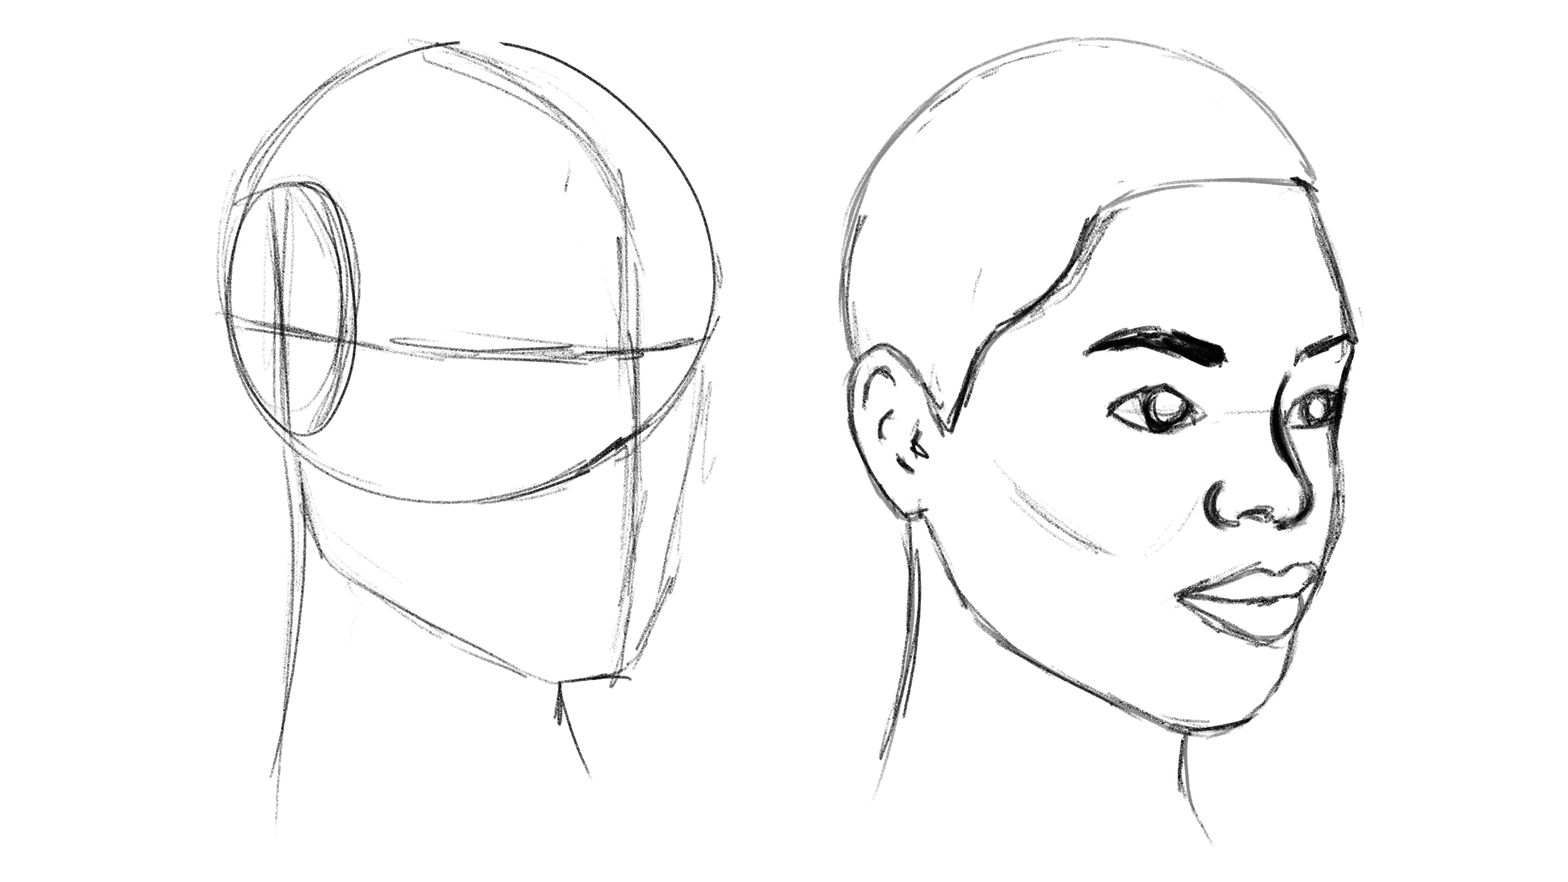
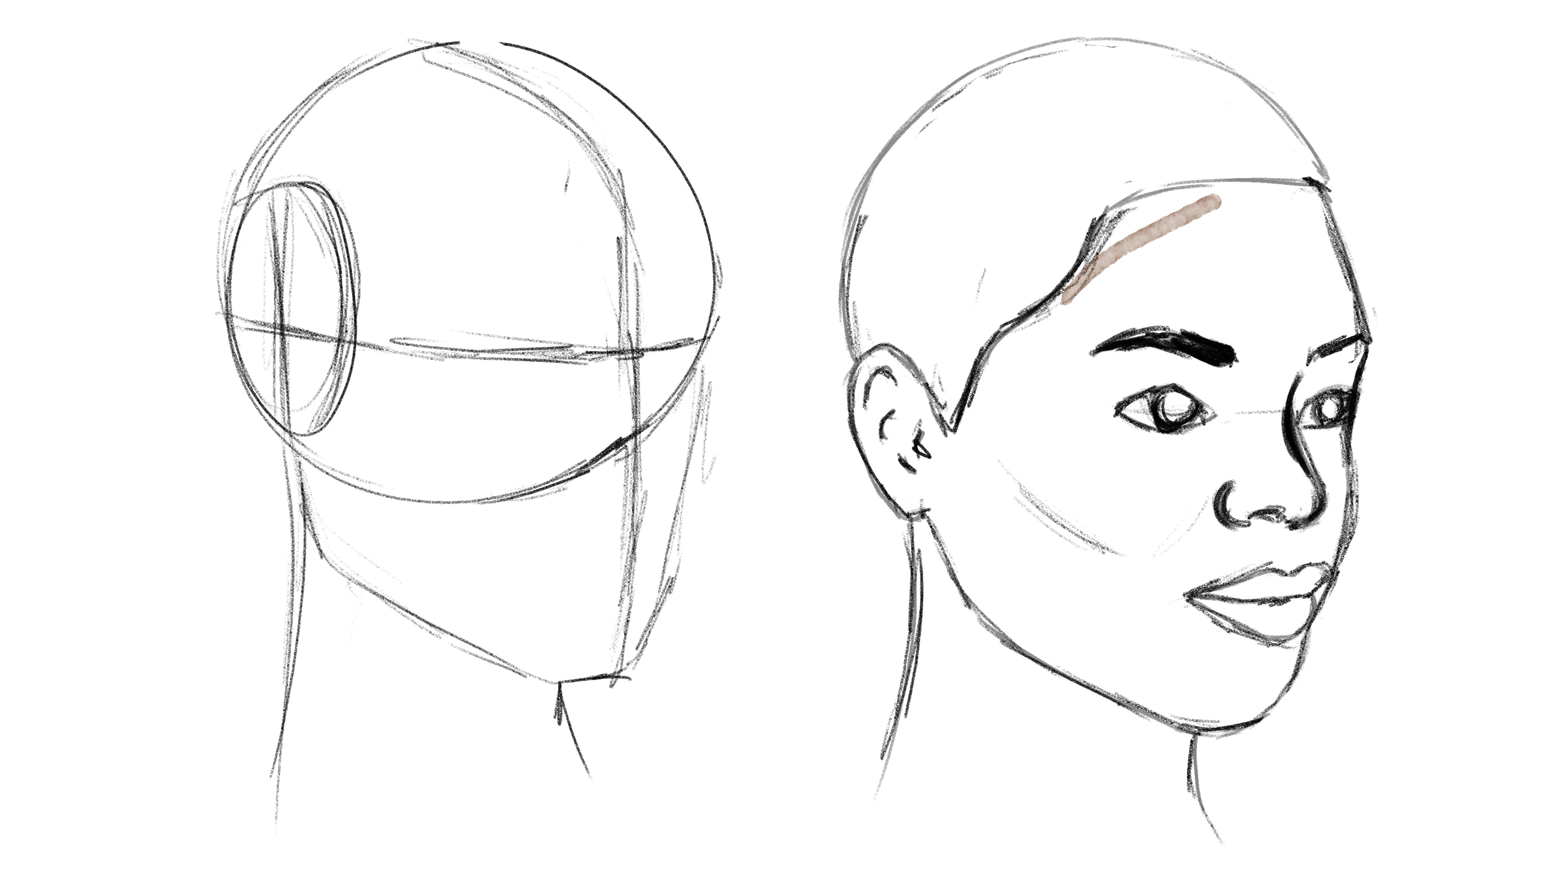
Before/after of a 1568 x 882 layered artwork. What changed in the layer stack:
painted on "Boceto2 cara" over (x1=839, y1=40, x2=1046, y2=807)
painted on "Boceto1 cara" over (x1=839, y1=52, x2=1072, y2=807)
painted on "Estructura cara" over (x1=839, y1=78, x2=1379, y2=848)